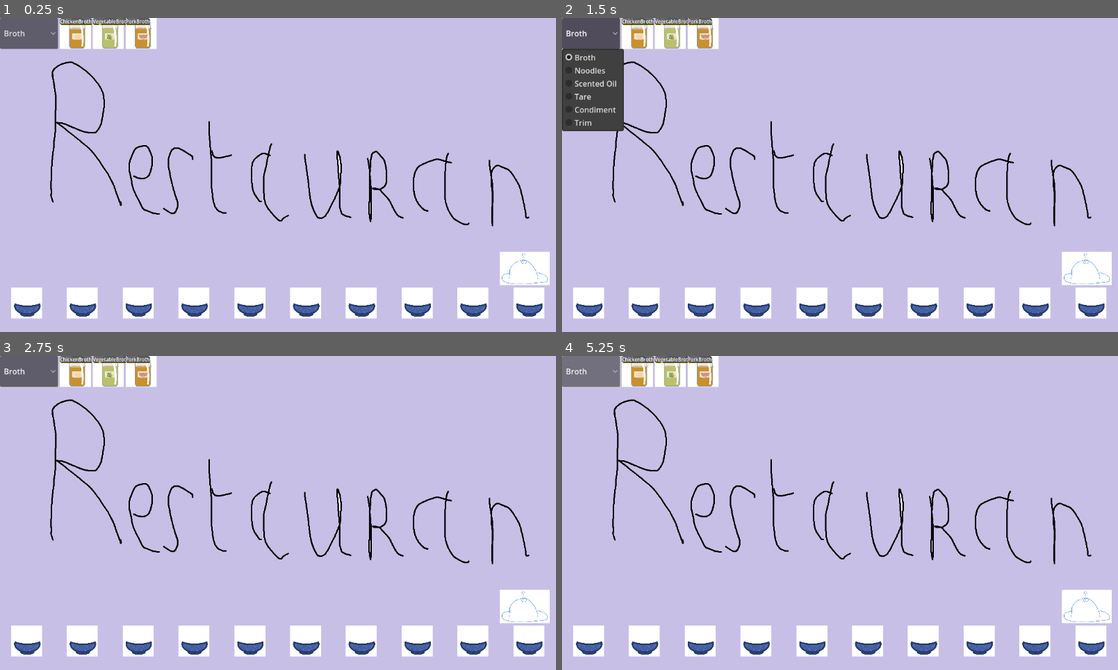
Above: before the commit, frames 1-4 (two rows, left to right).
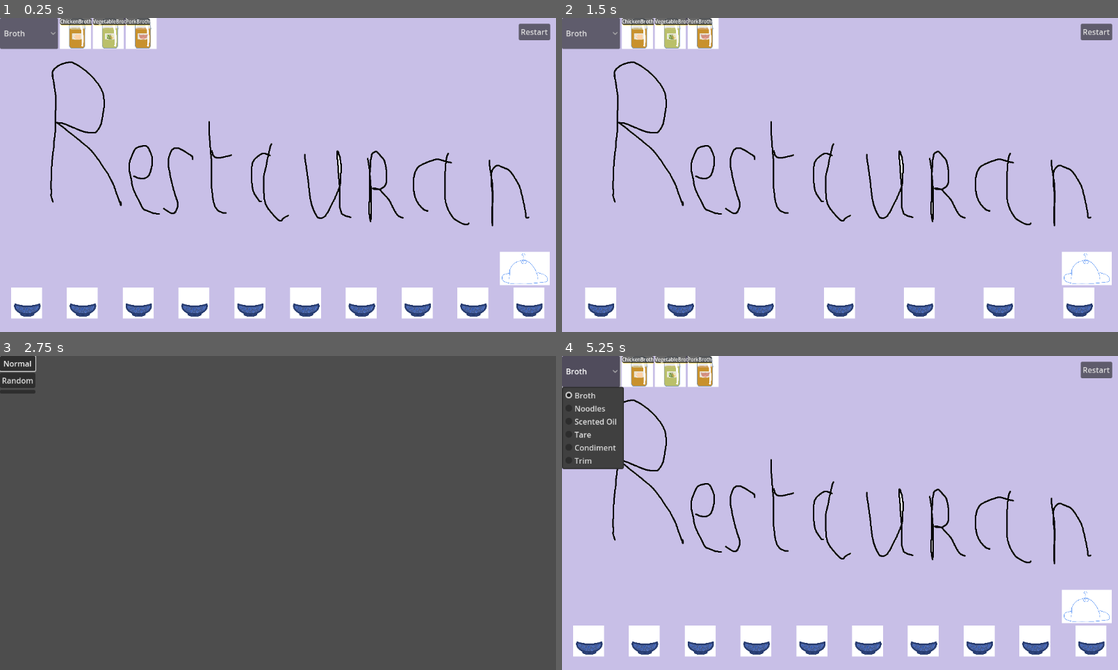
Above: after the commit, the same moments.

Repository: Hardy-Thomas/RyuNoFoku
Game: Godot game, scene res://scenes/main.tscn
The game is run twice, just before and just after one commit, with the same random seed, the same clock (stepped at 60 frames per second) and the same inputs.
Inputs (mouse positions are in pixels of both pictures, inside the frame that each line leads up to):
- Up to frame 1 (0.25 s): no input
- Up to frame 2 (1.5 s): click (1095, 30) at 0.5 s, where only the run after the commit has a clickable "Restart"; click (578, 43) at 1.25 s, where only the run after the commit has a clickable "Random"
- Up to frame 3 (2.75 s): click (533, 368) at 2 s, where only the run after the commit has a clickable "Restart"
- Up to frame 4 (5.25 s): click (578, 362) at 2.75 s, where only the run after the commit has a clickable "Normal"; click (1095, 368) at 3.5 s, where only the run after the commit has a clickable "Restart"; click (578, 362) at 4.25 s, where only the run after the commit has a clickable "Normal"; click "Broth" at 5 s

The runs differ from the first frame. In frame 1, 0.3% of the frame differs, in the area x 93-99%, y 1-8%; in frame 2, 8.9%; in frame 3, 100%, in the area x 0-100%, y 0-100%; in frame 4, 4.1%.

Commit message:
add restart button

Diff:
--- a/scenes/main.tscn
+++ b/scenes/main.tscn
@@ -90,4 +90,13 @@
 texture_normal = ExtResource("3_jyhfs")
 texture_pressed = ExtResource("4_tbgi4")
 
+[node name="Restart" type="Button" parent="UI"]
+layout_mode = 0
+offset_left = 1073.0
+offset_top = 12.0
+offset_right = 1138.0
+offset_bottom = 46.0
+text = "Restart"
+
 [connection signal="pressed" from="UI/Valider/TextureButton" to="." method="_on_texture_button_pressed"]
+[connection signal="pressed" from="UI/Restart" to="." method="_on_restart_pressed"]
--- a/scripts/main.gd
+++ b/scripts/main.gd
@@ -333,3 +333,7 @@
 	#phone_feedback.display("Anon",guess + "\n You Have got " +str(good) + " ingredients just like your grandmother receipe",score)
 	print("Recette proposée :", guess)
 	check_categories_secret_matching(guess)
+
+
+func _on_restart_pressed():
+	get_tree().change_scene_to_file("res://scenes/title_screen.tscn")
